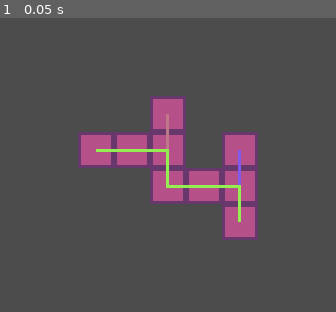
Above: before the commit, frame 1.
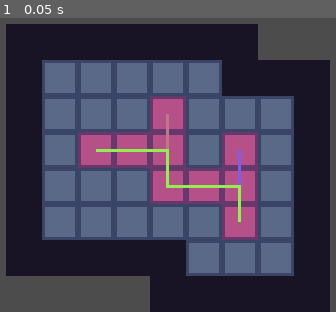
Above: after the commit, the same moment.

Repository: mariothedog/brackeys-game-jam
Game: Godot game, scene res://main/main.tscn
Two runs of this game, one before a commit and one after it. Both use one fixed random seed, a clock stepped at 60 frames per second and the inputs below.
Inputs:
- Up to frame 1 (0.05 s): no input

The runs differ from the first frame. In frame 1, 75% of the frame differs, in the area x 1-99%, y 2-100%.

Commit message:
Use every tile in the debug level

Diff:
--- a/src/levels/level_editor/level_editor.tscn
+++ b/src/levels/level_editor/level_editor.tscn
@@ -7,5 +7,5 @@
 tile_set = ExtResource( 2 )
 cell_size = Vector2( 12, 12 )
 format = 1
-tile_data = PoolIntArray( -65534, 4, 0, 0, 3, 0, 1, 2, 0, 2, 2, 0, 4, 4, 0, 65538, 2, 0, 65539, 2, 0, 65540, 2, 0, 131076, 4, 0 )
+tile_data = PoolIntArray( -131074, 1, 0, -131073, 1, 0, -196608, 1, 0, -196607, 1, 0, -196606, 1, 0, -196605, 1, 0, -196604, 1, 0, -65538, 1, 0, -65537, 0, 0, -131072, 0, 0, -131071, 0, 0, -131070, 0, 0, -131069, 0, 0, -131068, 1, 0, -131067, 1, 0, -131066, 1, 0, -2, 1, 0, -1, 0, 0, -65536, 0, 0, -65535, 0, 0, -65534, 4, 0, -65533, 0, 0, -65532, 0, 0, -65531, 0, 0, -65530, 1, 0, 65534, 1, 0, 65535, 0, 0, 0, 3, 0, 1, 2, 0, 2, 2, 0, 3, 0, 0, 4, 4, 0, 5, 0, 0, 6, 1, 0, 131070, 1, 0, 131071, 0, 0, 65536, 0, 0, 65537, 0, 0, 65538, 2, 0, 65539, 2, 0, 65540, 2, 0, 65541, 0, 0, 65542, 1, 0, 196606, 1, 0, 196607, 0, 0, 131072, 0, 0, 131073, 0, 0, 131074, 0, 0, 131075, 0, 0, 131076, 4, 0, 131077, 0, 0, 131078, 1, 0, 262142, 1, 0, 262143, 1, 0, 196608, 1, 0, 196609, 1, 0, 196610, 1, 0, 196611, 0, 0, 196612, 0, 0, 196613, 0, 0, 196614, 1, 0, 262146, 1, 0, 262147, 1, 0, 262148, 1, 0, 262149, 1, 0, 262150, 1, 0 )
 script = ExtResource( 1 )
--- a/src/levels/resources/level_debug.tres
+++ b/src/levels/resources/level_debug.tres
@@ -5,6 +5,8 @@
 [resource]
 script = ExtResource( 1 )
 tiles = {
+0: PoolVector2Array( -1, -2, 0, -2, 1, -2, 2, -2, 3, -2, -1, -1, 0, -1, 1, -1, 3, -1, 4, -1, 5, -1, -1, 0, 3, 0, 5, 0, -1, 1, 0, 1, 1, 1, 5, 1, -1, 2, 0, 2, 1, 2, 2, 2, 3, 2, 5, 2, 3, 3, 4, 3, 5, 3 ),
+1: PoolVector2Array( -2, -3, -1, -3, 0, -3, 1, -3, 2, -3, 3, -3, 4, -3, -2, -2, 4, -2, 5, -2, 6, -2, -2, -1, 6, -1, -2, 0, 6, 0, -2, 1, 6, 1, -2, 2, 6, 2, -2, 3, -1, 3, 0, 3, 1, 3, 2, 3, 6, 3, 2, 4, 3, 4, 4, 4, 5, 4, 6, 4 ),
 2: PoolVector2Array( 1, 0, 2, 0, 2, 1, 3, 1, 4, 1 ),
 3: PoolVector2Array( 0, 0 ),
 4: PoolVector2Array( 2, -1, 4, 0, 4, 2 )
